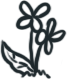
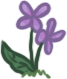
Before/after of a 67px x 79px layered artwork. What changed in the layer stack:
renamed "Grass" to "flower", painted on it over [0, 0, 67, 79]
removed layer "stems" over [0, 28, 44, 77]
removed layer "flowers" over [15, 0, 67, 66]
removed layer "Background" over [0, 0, 67, 79]
